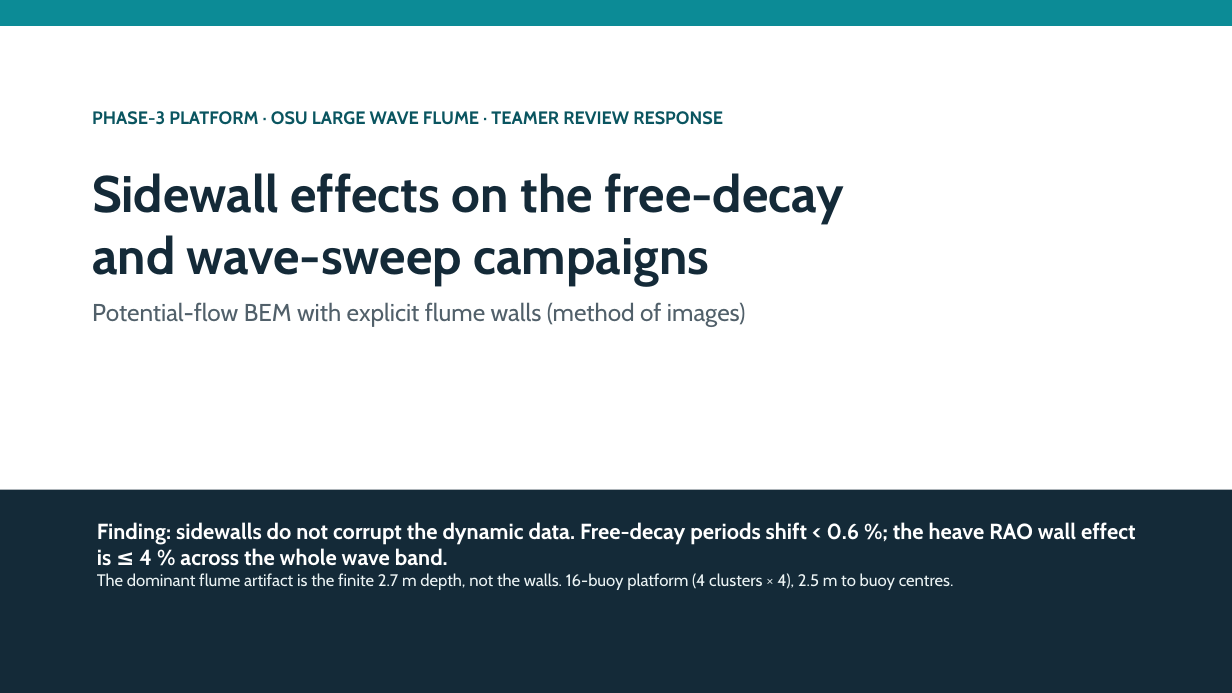
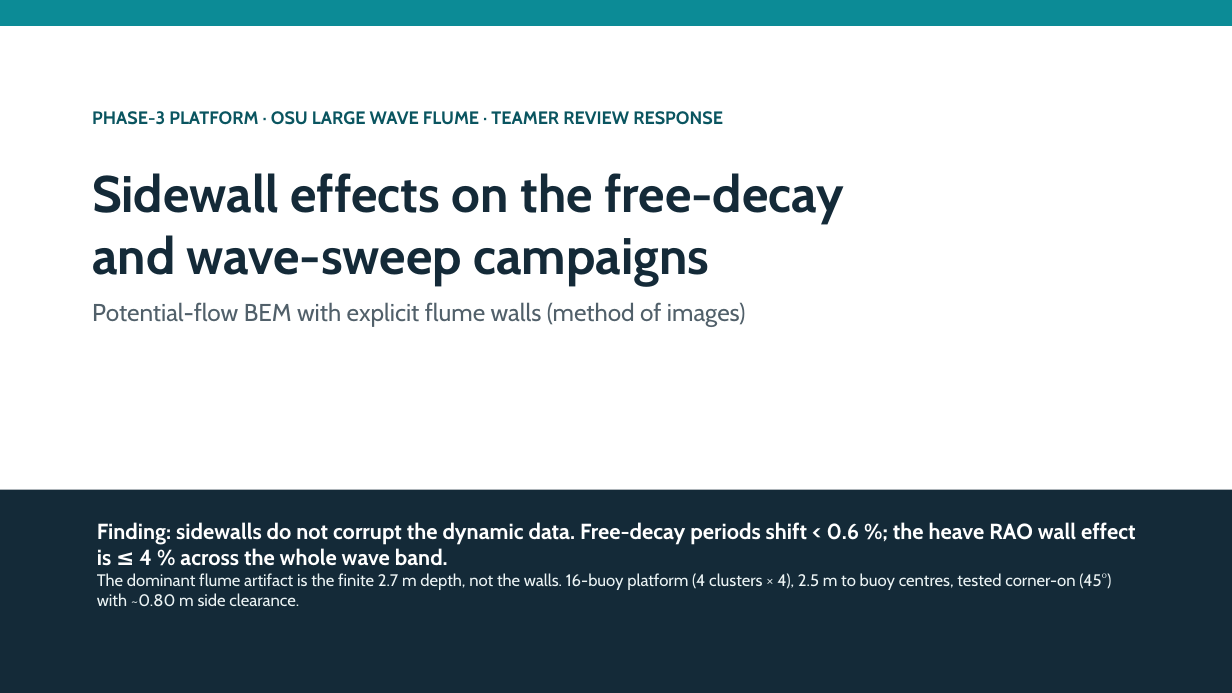
Before and after one commit to xabi80/HSP, a slide deck: slide 1 of studies/platform-12buoy/flume-wall-effect/Flume_wall_effect_technical.pptx. Drawn at 1232x693 pixels with LibreOffice and Linux fonts; fonts in the diff are those of the drawing. Boxes give left, top, right and bottom in pixels: in the first picture for what was removed or moved away, otherwise in the second. Text is boxed around its words. In the diff, an @@ line names an element or a change of style, - is before the commit and + after.

```diff
--- a/studies/platform-12buoy/flume-wall-effect/Flume_wall_effect_technical.pptx
+++ b/studies/platform-12buoy/flume-wall-effect/Flume_wall_effect_technical.pptx
@@ text at (97, 573, 1111, 606): text changed @@
-The dominant flume artifact is the finite 2.7 m depth, not the walls. 16-buoy platform (4 clusters × 4), 2.5 m to buoy centres.
+The dominant flume artifact is the finite 2.7 m depth, not the walls. 16-buoy platform (4 clusters × 4), 2.5 m to buoy centres, tested corner-on (45°) with ~0.80 m side clearance.
```
Also in this commit, not shown: 6 other slides changed, 1 slide added, 7 other files.
